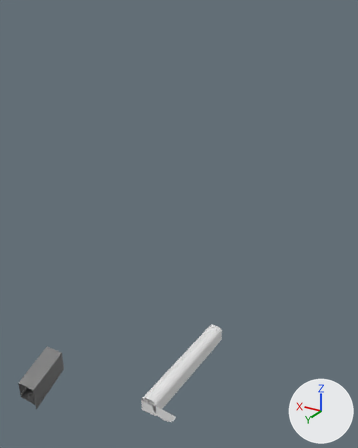
An edit to the Blender file SourceAssets/Environments/Subway/SubwayBlockout.blend, drawn before and after from the same camera.
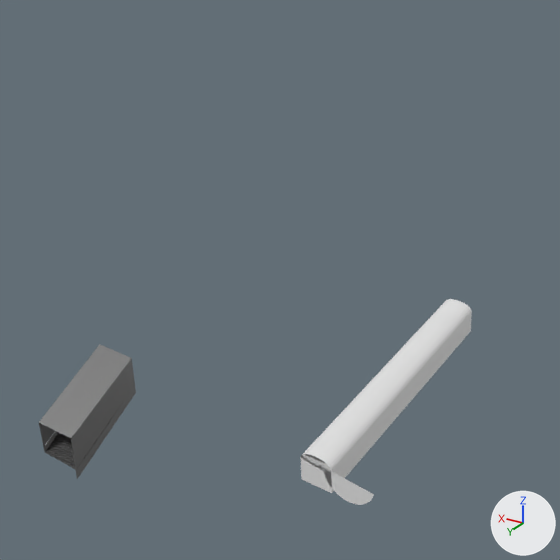
Each version is shown whole from a camera (50 mm lens) standing at (-72.8, 110.6, 109.2) and looking at (-12.5, 10.2, 59.0), then close up on the part from 0% to 74% of the width and 41% to 100% of the height. The lights are fixed; the arrows at lower right show +X, +Y and +Z. The older version's two pictures come first.

Objects in the first close-up: 'Entry Stairs', 'Train'.
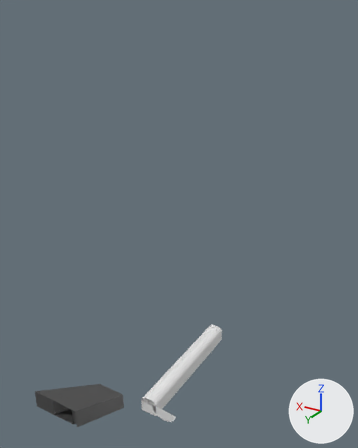
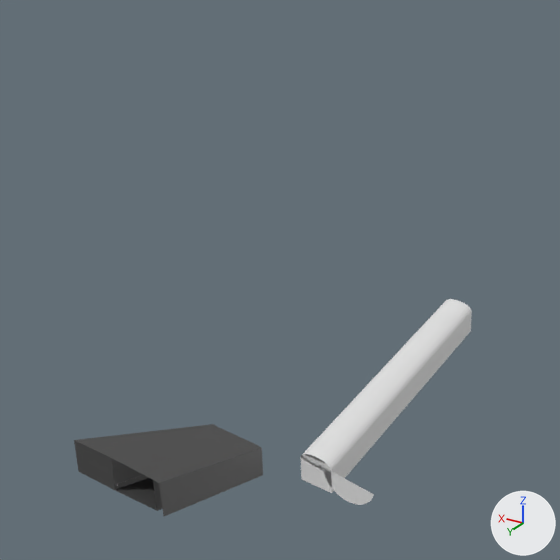
Location of each change, [x1, y1, x2, y2] in pixels of the close-ups (560 x 560 px):
```json
{"object": "Stairs", "change": "shown", "after": [74, 424, 263, 516]}
{"object": "Entry Stairs", "change": "hidden", "before": [39, 344, 136, 479]}
```

Edits to the scene script, one JSON object a line:
```json
{"op": "remove", "block": "ob_stairs", "code": "ob_stairs.hide_set(True)"}
{"op": "add", "block": "ob_entry_stairs", "code": "ob_entry_stairs.hide_set(True)"}
```
